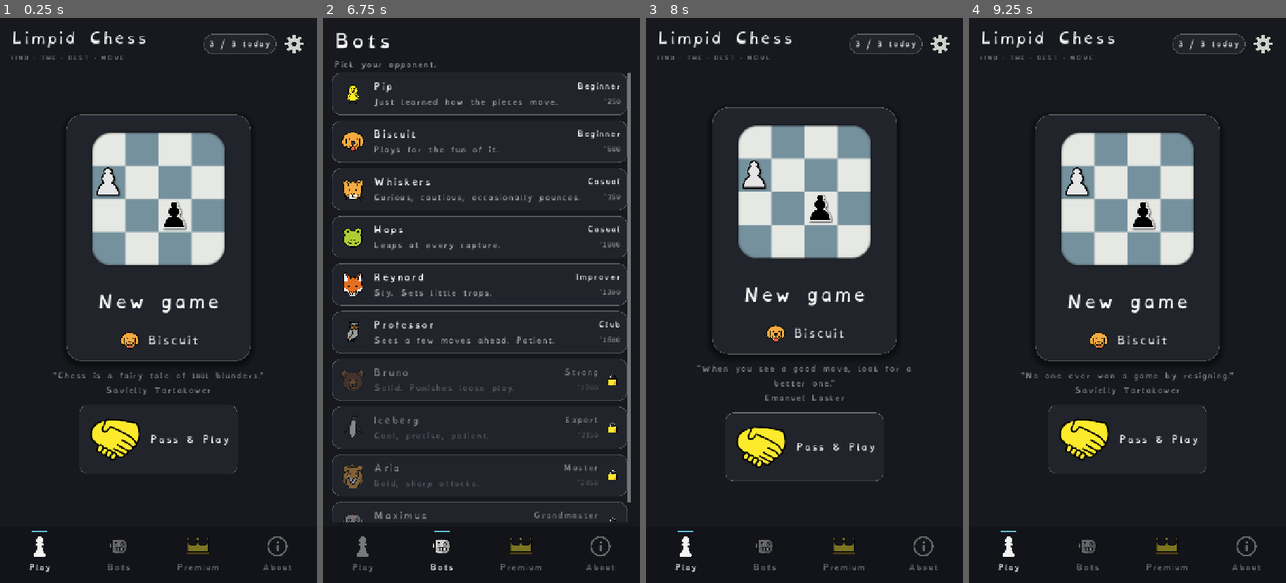
Above: before the commit, frames 1-4 (left to right).
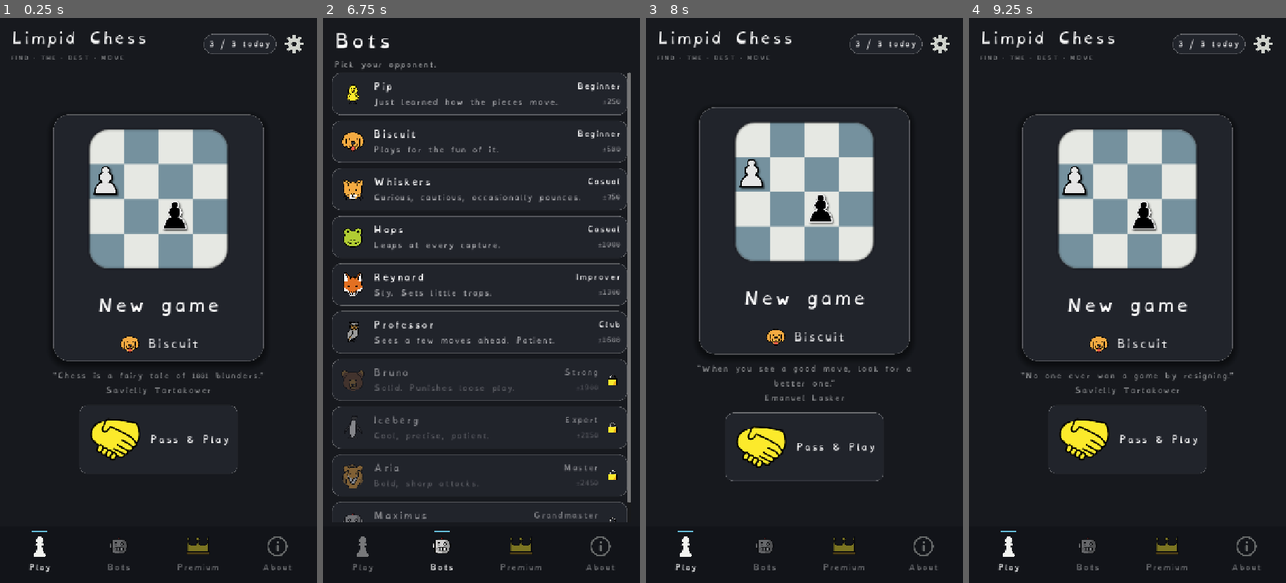
Above: after the commit, the same moments.

Repository: Hatscat/limpidchess
Game: Godot game, scene res://scenes/home.tscn
Same seed, same stepped clock (60 frames per second), same inputs: the game is played once before the commit and once after it.
Inputs (mouse positions are in pixels of both pictures, inside the frame that each line leads up to):
- Up to frame 1 (0.25 s): no input
- Up to frame 2 (6.75 s): click (617, 46) at 0.5 s; click (481, 238) at 1.25 s; click (481, 238) at 2 s; click "Pass & Play" at 2.75 s; click "Pass & Play" at 3.5 s; click (443, 554) at 4.25 s; click (519, 554) at 5 s; click "English" at 5.75 s; click (443, 554) at 6.5 s
- Up to frame 3 (8 s): click (684, 554) at 7.25 s
- Up to frame 4 (9.25 s): click (1165, 554) at 8 s; click (1007, 554) at 8.75 s

The runs differ from the first frame. In frame 1, 3.4% of the frame differs, in the area x 16-84%, y 17-61%; in frame 2, less than 0.1%; in frame 3, 3.4%; in frame 4, 3.4%.

Commit message:
feat: various improvements

Diff:
--- a/assets/i18n/ui.csv
+++ b/assets/i18n/ui.csv
@@ -9,7 +9,7 @@
 %s is thinking…,%s is thinking…,%s réfléchit…,%s está pensando…
 "%s to move, find the best!","%s to move, find the best!","%s à jouer, trouve le meilleur !","%s para jugar, ¡encuentra el mejor!"
 %s wins!,%s wins!,%s gagnent !,¡%s ganan!
-"%s · one-time, forever","%s · one-time, forever","%s · achat unique, à jamais","%s · compra única, para siempre"
+"%s · one-time, forever","%s · one-time, forever","%s · achat unique, pour toujours","%s · compra única, para siempre"
 %s. Best was %s.,%s. Best was %s.,%s. Le meilleur était %s.,%s. El mejor fue %s.
 %s. The best was %s.,%s. The best was %s.,%s. Le meilleur était %s.,%s. El mejor fue %s.
 3 / 3 today,3 / 3 today,3 / 3 aujourd'hui,3 / 3 hoy
@@ -60,7 +60,7 @@
 Mejores movimientos encontrados: %d
 Errores graves: %d"
 Games played: 0,Games played: 0,Parties jouées : 0,Juegos jugados: 0
-"Generous by design. Buy once, keep forever.","Generous by design. Buy once, keep forever.","Généreux par conception. Achetez une fois, gardez à jamais.","Generoso por diseño. Compra una vez, guarda para siempre."
+"Generous by design. Buy once, keep forever.","Generous by design. Buy once, keep forever.","Un seul paiement, pas d'abonnement.","Generoso por diseño. Compra una vez, guarda para siempre."
 Give up,Give up,Abandonner,Rendirse
 Give up?,Give up?,Abandonner ?,¿Abandonar?
 Good,Good,Bon,Bueno
@@ -71,7 +71,7 @@
 Improver,Improver,Perfectionnement,Jugador en desarrollo
 Inaccuracy,Inaccuracy,Imprécision,Imprecisión
 It is always better to sacrifice your opponent's men.,It is always better to sacrifice your opponent's men.,Il vaut toujours mieux sacrifier les pièces de votre adversaire.,Siempre es mejor sacrificar las piezas de tu adversario.
-Just learned how the pieces move.,Just learned how the pieces move.,Vient d'apprendre comment bougent les pièces.,Acaba de aprender cómo se mueven las piezas.
+Just learned how the pieces move.,Just learned how the pieces move.,Sait comment bougent les pièces.,Acaba de aprender cómo se mueven las piezas.
 Language,Language,Langue,Idioma
 Leaps at every capture.,Leaps at every capture.,Saute sur chaque capture.,Salta en cada captura.
 Master,Master,Maître,Maestro
@@ -124,9 +124,9 @@
 "Your move, find the best!","Your move, find the best!","À toi de jouer, trouve le meilleur !","Tu turno, ¡encuentra el mejor!"
 ~%d,~%d,~%d,~%d
 ★ Best move!,★ Best move!,★ Meilleur coup !,★ ¡Mejor movimiento!
-"✓   No ads. Not now, not ever.","✓   No ads. Not now, not ever.","✓   Pas de pub. Jamais, au grand jamais.","✓   Sin anuncios. Nunca, jamás."
+"✓   No ads. Not now, not ever.","✓   No ads. Not now, not ever.","✓   Pas de pub. Jamais.","✓   Sin anuncios. Nunca, jamás."
 ✓   Pass & Play on one device,✓   Pass & Play on one device,✓   Passe & Joue sur un appareil,✓   Pasa y Juega en un dispositivo
-✓   Support a tiny indie dev,✓   Support a tiny indie dev,✓   Soutenir un petit développeur indépendant,✓   Apoya a un pequeño desarrollador independiente
+✓   Support a tiny indie dev,✓   Support a tiny indie dev,✓   Soutient un développeur indépendant,✓   Apoya a un pequeño desarrollador independiente
 ✓   Unlimited games every day,✓   Unlimited games every day,✓   Parties illimitées tous les jours,✓   Juegos ilimitados todos los días
 ✓ You're Premium. Thank you!,✓ You're Premium. Thank you!,✓ Vous êtes Premium. Merci !,✓ Eres Premium. ¡Gracias!
 "[b]Chess pieces[/b]
--- a/scenes/home.tscn
+++ b/scenes/home.tscn
@@ -118,14 +118,14 @@
 text = "3 / 3 today"
 vertical_alignment = 1
 
-[node name="Settings" type="Button" parent="TopBar"]
+[node name="Settings" type="Button" parent="TopBar" unique_id=1493658575]
 custom_minimum_size = Vector2(56, 56)
 layout_mode = 2
 size_flags_horizontal = 8
 size_flags_vertical = 4
 focus_mode = 0
+icon = ExtResource("7_gear")
 flat = true
-icon = ExtResource("7_gear")
 expand_icon = true
 
 [node name="Center" type="CenterContainer" parent="." unique_id=1290734560]
@@ -144,7 +144,7 @@
 alignment = 1
 
 [node name="PlayCard" type="Button" parent="Center/VBox" unique_id=1507789893]
-custom_minimum_size = Vector2(420, 560)
+custom_minimum_size = Vector2(480, 560)
 layout_mode = 2
 size_flags_horizontal = 4
 focus_mode = 0
@@ -152,7 +152,7 @@
 theme_override_styles/pressed = SubResource("sb_card")
 theme_override_styles/hover = SubResource("sb_card")
 
-[node name="Content" type="VBoxContainer" parent="Center/VBox/PlayCard"]
+[node name="Content" type="VBoxContainer" parent="Center/VBox/PlayCard" unique_id=1431762357]
 layout_mode = 1
 anchors_preset = 15
 anchor_right = 1.0
@@ -167,13 +167,13 @@
 theme_override_constants/separation = 26
 alignment = 1
 
-[node name="BoardBox" type="Control" parent="Center/VBox/PlayCard/Content"]
-custom_minimum_size = Vector2(344, 344)
-layout_mode = 2
-size_flags_horizontal = 4
-mouse_filter = 2
-
-[node name="Board" type="TextureRect" parent="Center/VBox/PlayCard/Content/BoardBox"]
+[node name="BoardBox" type="Control" parent="Center/VBox/PlayCard/Content" unique_id=655032525]
+custom_minimum_size = Vector2(360, 360)
+layout_mode = 2
+size_flags_horizontal = 4
+mouse_filter = 2
+
+[node name="Board" type="TextureRect" parent="Center/VBox/PlayCard/Content/BoardBox" unique_id=2016226130]
 layout_mode = 1
 anchors_preset = 15
 anchor_right = 1.0
@@ -185,8 +185,9 @@
 expand_mode = 1
 stretch_mode = 5
 
-[node name="WPawn" type="TextureRect" parent="Center/VBox/PlayCard/Content/BoardBox"]
-layout_mode = 1
+[node name="WPawn" type="TextureRect" parent="Center/VBox/PlayCard/Content/BoardBox" unique_id=2005721359]
+layout_mode = 1
+anchors_preset = -1
 anchor_left = 0.0625
 anchor_top = 0.28125
 anchor_right = 0.28125
@@ -198,8 +199,9 @@
 expand_mode = 1
 stretch_mode = 5
 
-[node name="BPawn" type="TextureRect" parent="Center/VBox/PlayCard/Content/BoardBox"]
-layout_mode = 1
+[node name="BPawn" type="TextureRect" parent="Center/VBox/PlayCard/Content/BoardBox" unique_id=546905069]
+layout_mode = 1
+anchors_preset = -1
 anchor_left = 0.5
 anchor_top = 0.5
 anchor_right = 0.71875
@@ -211,20 +213,20 @@
 expand_mode = 1
 stretch_mode = 5
 
-[node name="NewGame" type="Label" parent="Center/VBox/PlayCard/Content"]
+[node name="NewGame" type="Label" parent="Center/VBox/PlayCard/Content" unique_id=399648394]
 layout_mode = 2
 size_flags_horizontal = 4
 theme_override_font_sizes/font_size = 38
 text = "New game"
 horizontal_alignment = 1
 
-[node name="BotRow" type="HBoxContainer" parent="Center/VBox/PlayCard/Content"]
+[node name="BotRow" type="HBoxContainer" parent="Center/VBox/PlayCard/Content" unique_id=1345801432]
 layout_mode = 2
 size_flags_horizontal = 4
 theme_override_constants/separation = 12
 alignment = 1
 
-[node name="BotAvatar" type="TextureRect" parent="Center/VBox/PlayCard/Content/BotRow"]
+[node name="BotAvatar" type="TextureRect" parent="Center/VBox/PlayCard/Content/BotRow" unique_id=1437996726]
 unique_name_in_owner = true
 custom_minimum_size = Vector2(54, 54)
 layout_mode = 2
@@ -233,11 +235,10 @@
 expand_mode = 1
 stretch_mode = 5
 
-[node name="BotName" type="Label" parent="Center/VBox/PlayCard/Content/BotRow"]
+[node name="BotName" type="Label" parent="Center/VBox/PlayCard/Content/BotRow" unique_id=58262404]
 unique_name_in_owner = true
 modulate = Color(1, 1, 1, 0.85)
 layout_mode = 2
-size_flags_vertical = 4
 theme_override_font_sizes/font_size = 24
 text = "Biscuit"
 vertical_alignment = 1
@@ -267,7 +268,7 @@
 [node name="NavBar" parent="." unique_id=1060122150 instance=ExtResource("2_nav")]
 layout_mode = 1
 
-[node name="SettingsOverlay" type="Control" parent="."]
+[node name="SettingsOverlay" type="Control" parent="." unique_id=1447406100]
 unique_name_in_owner = true
 visible = false
 layout_mode = 1
@@ -277,7 +278,7 @@
 grow_horizontal = 2
 grow_vertical = 2
 
-[node name="Dim" type="ColorRect" parent="SettingsOverlay"]
+[node name="Dim" type="ColorRect" parent="SettingsOverlay" unique_id=1211771672]
 layout_mode = 1
 anchors_preset = 15
 anchor_right = 1.0
@@ -286,7 +287,7 @@
 grow_vertical = 2
 color = Color(0, 0, 0, 0.6)
 
-[node name="Card" type="PanelContainer" parent="SettingsOverlay"]
+[node name="Card" type="PanelContainer" parent="SettingsOverlay" unique_id=322232654]
 layout_mode = 1
 anchors_preset = 8
 anchor_left = 0.5
@@ -301,30 +302,30 @@
 grow_vertical = 2
 theme_override_styles/panel = SubResource("sb_card")
 
-[node name="VBox" type="VBoxContainer" parent="SettingsOverlay/Card"]
+[node name="VBox" type="VBoxContainer" parent="SettingsOverlay/Card" unique_id=159858154]
 layout_mode = 2
 theme_override_constants/separation = 18
 alignment = 1
 
-[node name="SettingsTitle" type="Label" parent="SettingsOverlay/Card/VBox"]
+[node name="SettingsTitle" type="Label" parent="SettingsOverlay/Card/VBox" unique_id=1404531831]
 layout_mode = 2
 theme_override_font_sizes/font_size = 34
 text = "Settings"
 horizontal_alignment = 1
 
-[node name="LangLabel" type="Label" parent="SettingsOverlay/Card/VBox"]
+[node name="LangLabel" type="Label" parent="SettingsOverlay/Card/VBox" unique_id=1543917673]
 modulate = Color(1, 1, 1, 0.55)
 layout_mode = 2
 theme_override_font_sizes/font_size = 18
 text = "Language"
 horizontal_alignment = 1
 
-[node name="LangList" type="VBoxContainer" parent="SettingsOverlay/Card/VBox"]
+[node name="LangList" type="VBoxContainer" parent="SettingsOverlay/Card/VBox" unique_id=2034737097]
 unique_name_in_owner = true
 layout_mode = 2
 theme_override_constants/separation = 12
 
-[node name="CloseBtn" type="Button" parent="SettingsOverlay/Card/VBox"]
+[node name="CloseBtn" type="Button" parent="SettingsOverlay/Card/VBox" unique_id=1146732593]
 custom_minimum_size = Vector2(0, 64)
 layout_mode = 2
 focus_mode = 0
--- a/scripts/bots.gd
+++ b/scripts/bots.gd
@@ -85,7 +85,7 @@
 	tier.add_theme_font_size_override("font_size", UI.FONT_CAPTION)
 	tier.horizontal_alignment = HORIZONTAL_ALIGNMENT_RIGHT
 	var elo := Label.new()
-	elo.text = "~%d" % bot["elo"]
+	elo.text = "±%d" % bot["elo"]
 	elo.modulate = UI.TEXT_FADED
 	elo.add_theme_font_size_override("font_size", UI.FONT_CAPTION)
 	elo.horizontal_alignment = HORIZONTAL_ALIGNMENT_RIGHT
--- a/scripts/game.gd
+++ b/scripts/game.gd
@@ -23,10 +23,10 @@
 ## best" can actually match/beat the opponent (the shallow pass alone often picks
 ## a sub-optimal best the strong bots punish). Think time scales with the bot.
 const BEST_MOVETIME_MARGIN := 250  ## think a little longer than the opponent does
-const BEST_MOVETIME_FLOOR := 450   ## floor so suggestions stay sound vs weak bots (teaching)
-const BEST_MOVETIME_CAP := 1800    ## ceiling so the strongest bots' turns stay tolerable
+const BEST_MOVETIME_FLOOR := 750   ## floor so suggestions stay sound vs weak bots (teaching)
+const BEST_MOVETIME_CAP := 2050    ## ceiling so the strongest bots' turns stay tolerable
 const OPENING_WINDOW_CP := 55
-const REVEAL_SLIDE_SEC := 1.2   ## slow bullet-time slide of the chosen piece
+const REVEAL_SLIDE_SEC := 0.9   ## slow bullet-time slide of the chosen piece
 const REVEAL_HOLD_SEC := 0.55   ## extra pause so the result can be read
 const BOT_SLIDE_SEC := 0.35
 const END_DELAY := 1.3   ## hold the "Checkmate!" / "Stalemate." message before the review dialog
Binary file changed: assets/i18n/ui.en.translation
Binary file changed: assets/i18n/ui.es.translation
Binary file changed: assets/i18n/ui.fr.translation
Not shown: 2 places in scenes/home.tscn that only renumber resources
